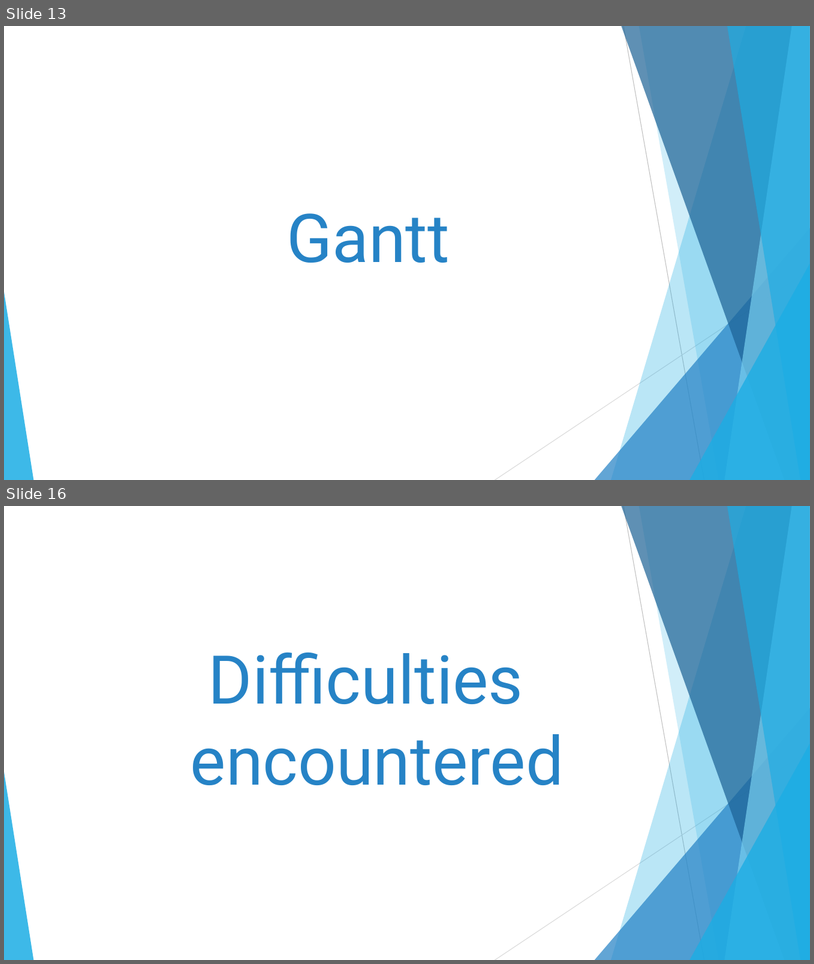
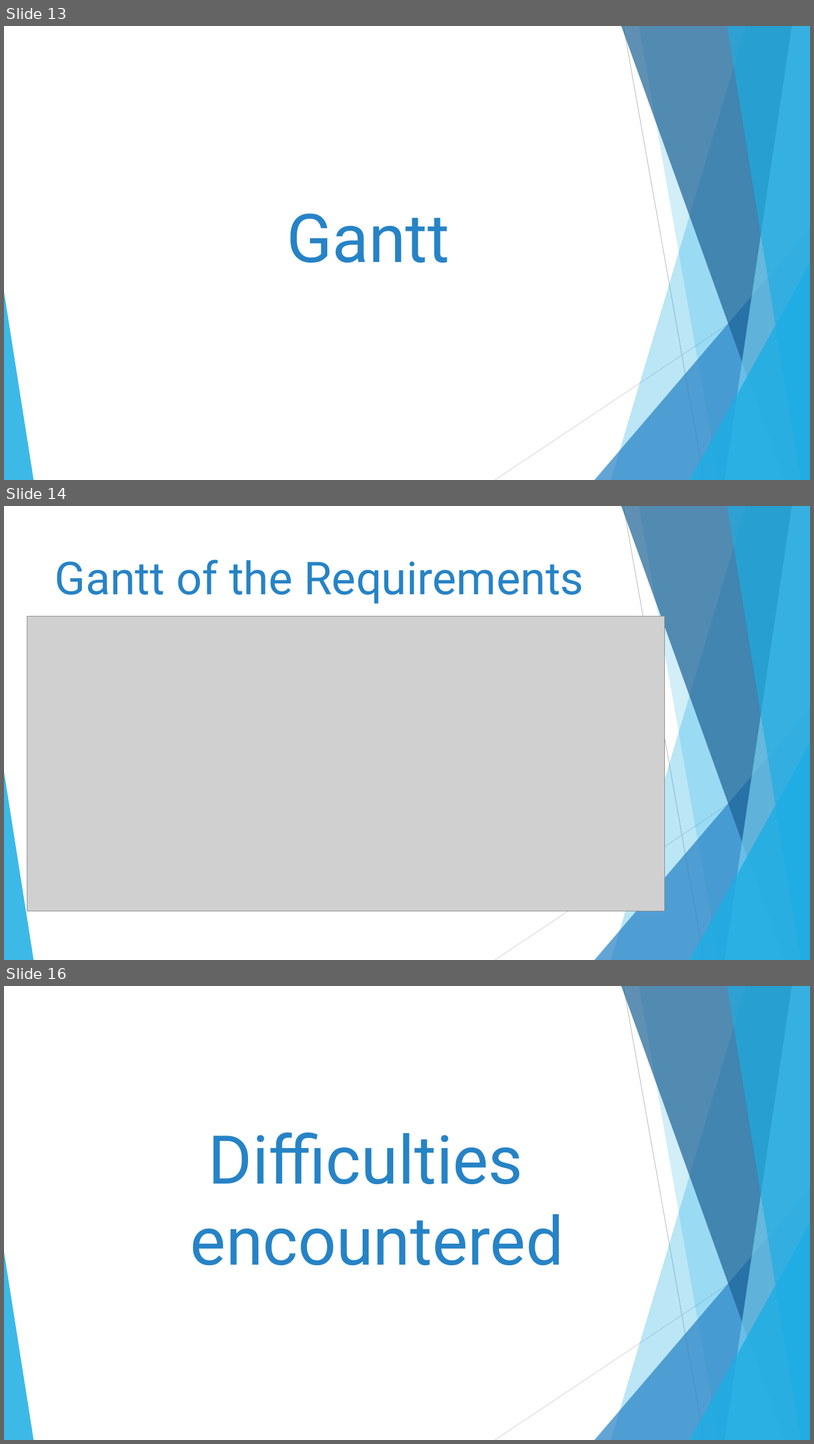
Before and after one commit to Garolla/IPMANAGER, a slide deck: slides/GINA_SDP_final.pptx. Shown one above the other, each under a label of ours: slides 13 and 16 before the commit, slides 13, 14 and 16 after it; the slides between them are not shown. The pictures are 814x964 and 814x1444 pixels, drawn with LibreOffice and Linux fonts; fonts in the diff are those of the drawing; grey boxes stand for pictures. Boxes give left, top, right and bottom in pixels: in the first picture for what was removed or moved away, otherwise in the second. Text is boxed around its words. In the diff, an @@ line names an element or a change of style, - is before the commit and + after.

Commit message:
updating gantt slides

```diff
--- a/slides/GINA_SDP_final.pptx
+++ b/slides/GINA_SDP_final.pptx
@@ slide 14 added at bbox=[4, 506, 810, 960], background #FFFFFF; not listed: 10 template elements that a slide beside it also shows @@
@@ title added at bbox=[55, 559, 584, 604], 54 pt, text #2683C6 @@
+Gantt of the Requirements
@@ picture added at bbox=[27, 616, 666, 911] @@
```
Also in this commit, not shown: 3 slides changed, 3 other slides added, 4 slides removed.
